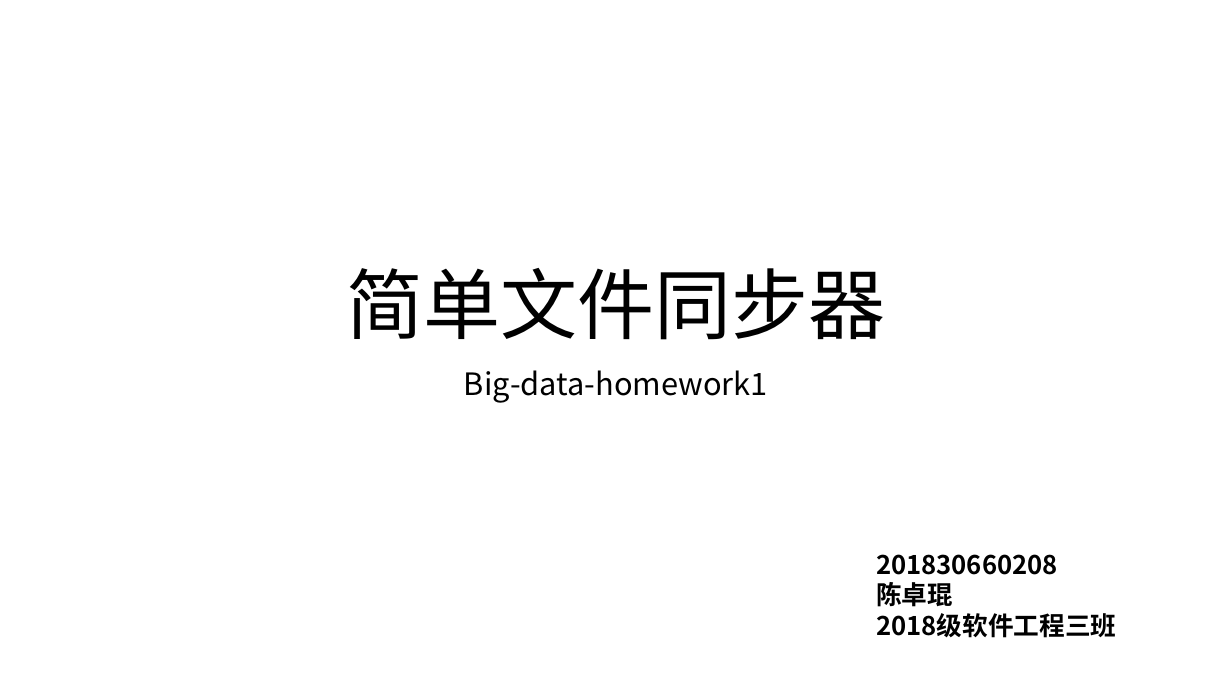
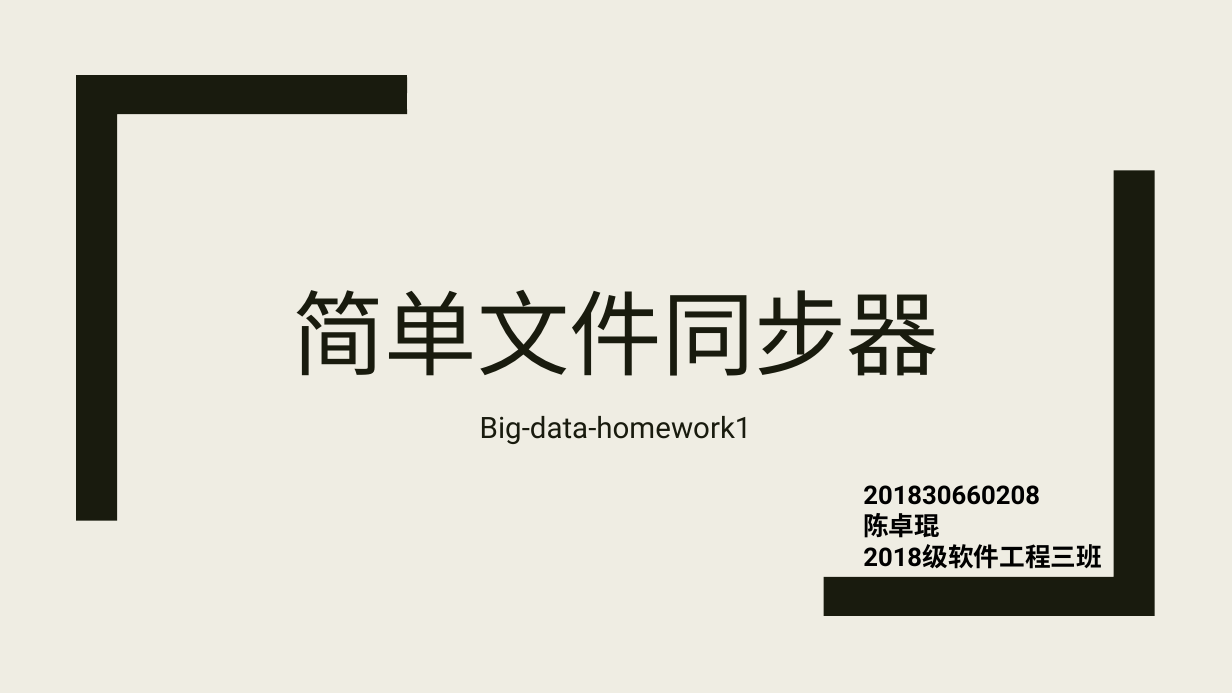
Before and after one commit to Caesarhhh/2021-Big-data-development, a slide deck: slide 1 of 大数据怎么存？/Big-data-homework1展示ppt.pptx. Drawn at 1232x693 pixels with LibreOffice and Linux fonts; fonts in the diff are those of the drawing. Boxes give left, top, right and bottom in pixels: in the first picture for what was removed or moved away, otherwise in the second. Text is boxed around its words. In the diff, an @@ line names an element or a change of style, - is before the commit and + after.

Commit message:
update homework1 ppt

```diff
--- a/大数据怎么存？/Big-data-homework1展示ppt.pptx
+++ b/大数据怎么存？/Big-data-homework1展示ppt.pptx
@@ background #FFFFFF to #EFEDE3 @@
@@ freeform shape added at (x1=76, y1=75, x2=407, y2=520), fill #191B0E @@
@@ freeform shape added at (x1=824, y1=170, x2=1155, y2=616), fill #191B0E @@
@@ title "简单文件同步器" moved from (x1=346, y1=268, x2=885, y2=340) to (x1=293, y1=290, x2=940, y2=376) @@
@@ title "简单文件同步器" at (x1=293, y1=290, x2=940, y2=376): size 60 to 72 pt, font Noto Sans CJK SC to Roboto, text colour #000000 to #191B0E; line spacing 0.9 to 0.89 @@
@@ subtitle "Big-data-homework1" moved from (x1=464, y1=370, x2=768, y2=403) to (x1=480, y1=416, x2=752, y2=444) @@
@@ subtitle "Big-data-homework1" at (x1=480, y1=416, x2=752, y2=444): size 24 to 23 pt, font Noto Sans CJK SC to Roboto, text colour #000000 to #191B0E; line spacing 0.9 to 1.12; less space between paragraphs @@
@@ text "201830660208" moved from (x1=876, y1=554, x2=1117, y2=638) to (x1=863, y1=485, x2=1102, y2=569) @@
@@ text "201830660208" at (x1=863, y1=485, x2=1102, y2=569): font Noto Sans CJK SC to Roboto @@
```
Also in this commit, not shown: 22 other slides changed.
